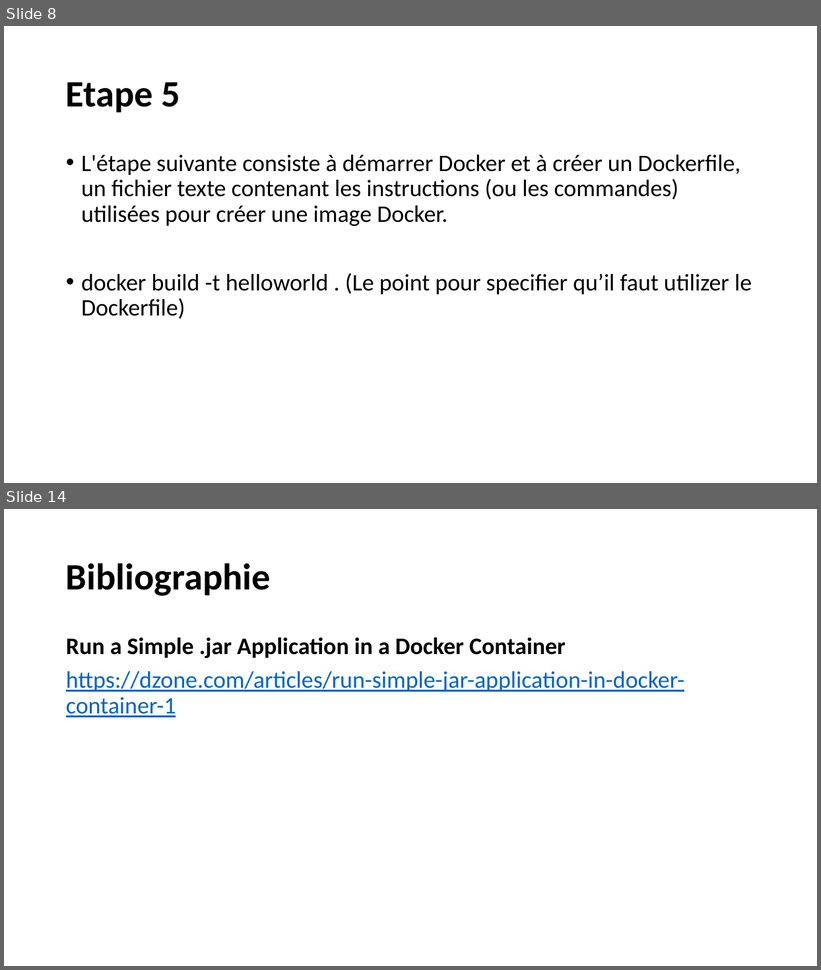
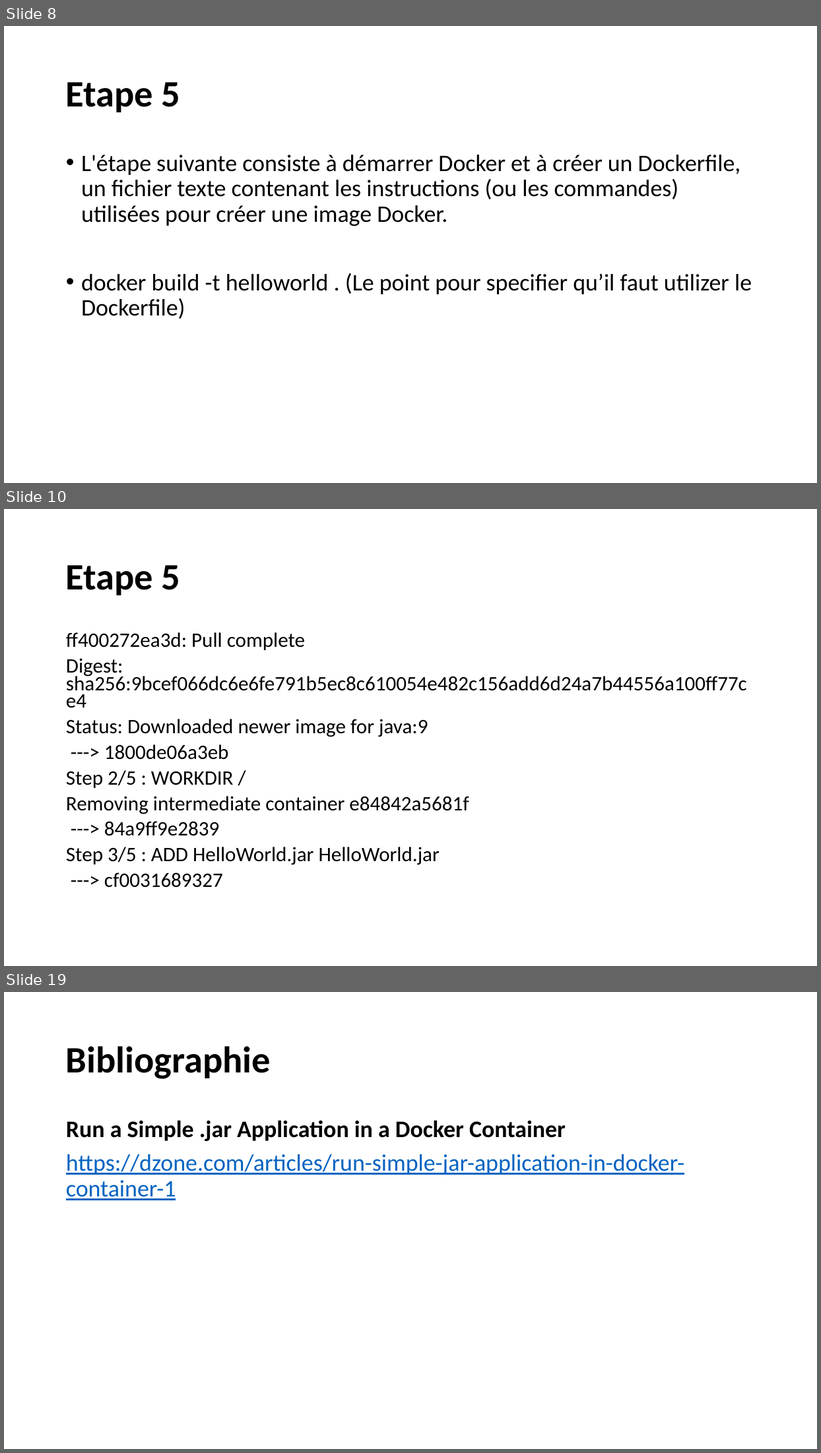
Before and after one commit to mohamadsabra/GLG203, a slide deck: Tutoriel.pptx. Shown one above the other, each under a label of ours: slides 8 and 14 before the commit, slides 8, 10 and 19 after it; the slides between them are not shown. The pictures are 821x970 and 821x1453 pixels, drawn with LibreOffice and Linux fonts; fonts in the diff are those of the drawing. Boxes give left, top, right and bottom in pixels: in the first picture for what was removed or moved away, otherwise in the second. Text is boxed around its words. In the diff, an @@ line names an element or a change of style, - is before the commit and + after.

```diff
--- a/Tutoriel.pptx
+++ b/Tutoriel.pptx
@@ slide 10 added at bbox=[4, 509, 817, 966], background #FFFFFF @@
@@ title added at bbox=[66, 565, 181, 595], 44 pt, text #000000, bold @@
+Etape 5
@@ text added at bbox=[66, 632, 747, 888], 24.2 pt, text #000000 @@
+ff400272ea3d: Pull complete
+Digest: sha256:9bcef066dc6e6fe791b5ec8c610054e482c156add6d24a7b44556a100ff77ce4
+Status: Downloaded newer image for java:9
+---> 1800de06a3eb
+Step 2/5 : WORKDIR /
+Removing intermediate container e84842a5681f
+---> 84a9ff9e2839
+Step 3/5 : ADD HelloWorld.jar HelloWorld.jar
+---> cf0031689327
@@ what was slide 14 is now slide 19 @@
```
Also in this commit, not shown: 6 slides changed, 4 other slides added.
